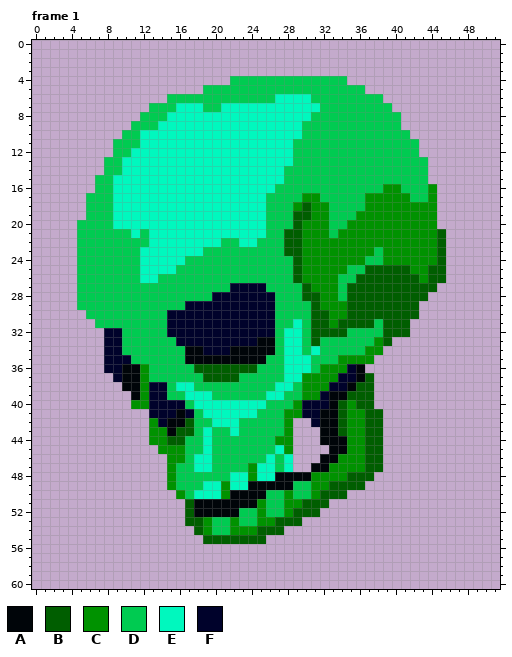
Animated GIF sprite -- resources/meitatZombie.gif. This is how it looked before the edit.
The file is 52x61 pixels, 2 frames. Colours within 5 levels of each other are drawn and written as one. Shown: frame 1. The commit also changed other frames, which this record leaves out.
Palette (. is transparent): A #000509  B #005e00  C #009200  D #00cb51  E #00f8be  F #00022b
Pixels before, frame 1, first column x 5:
 4 .................DDDDDDDDDDDDD...........
 5 ..............DDDDDDDDDDDDDDDDDD.........
 6 ..........DDDDDDDDDDDDEEEEDDDDDDDD.......
 7 ........DDDEEEDDEEEEEEEEEEEDDDDDDDD......
 8 .......DDDEEEEEEEEEEEEEEEEDDDDDDDDDD.....
 9 ......DDDEEEEEEEEEEEEEEEEDDDDDDDDDDD.....
10 .....DDEEEEEEEEEEEEEEEEEEDDDDDDDDDDDD....
11 ....DDDEEEEEEEEEEEEEEEEEDDDDDDDDDDDDDD...
12 ....DDEEEEEEEEEEEEEEEEEEDDDDDDDDDDDDDD...
13 ...DDEEEEEEEEEEEEEEEEEEEDDDDDDDDDDDDDDD..
14 ...DDEEEEEEEEEEEEEEEEEEDDDDDDDDDDDDDDDD..
15 ..DDEEEEEEEEEEEEEEEEEEEDDDDDDDDDDDDDDDD..
16 ..DDEEEEEEEEEEEEEEEEEEDDDDDDDDDDDDCCDDDC.
17 .DDDEEEEEEEEEEEEEEEEEDDDDCCDDDDDCCCCCDDC.
18 .DDDEEEEEEEEEEEEEEEEEDDDCBCCDDDDCCCCCCCC.
19 .DDDEEEEEEEEEEEEEEEEEDDDBBCCDDDCCCCCCCCC.
20 DDDDEEEEEEEEEEEEEEEEEDDDBCCCDDCCCCCCCCCC.
21 DDDDDDEDEEEEEEEEEEEEEDDBBCCCDCCCCCCCCCCCB
22 DDDDDDDDEEEEEEEEDDEEDDDBBCCCCCCCCCCCCCCCB
23 DDDDDDDEEEEEEEDDDDDDDDDBBCCCCCCCCDCCCCCCB
24 DDDDDDDEEEEEDDDDDDDDDDDDBCCCCCCCDDCCCCCCB
25 DDDDDDDEEEEDDDDDDDDDDDDDBCCCCCDDBBBBBCCBB
26 DDDDDDDEEDDDDDDDDDDDDDDDBCCCCDDBBBBBBBCBB
27 DDDDDDDDDDDDDDDDDFFFFDDDDBCCCDBBBBBBBBBB.
28 DDDDDDDDDDDDDDDFFFFFFFDDDBBCCDBBBBBBBBB..
29 DDDDDDDDDDDDFFFFFFFFFFDDDDBCCCBBBBBBBB...
30 .DDDDDDDDDFFFFFFFFFFFFDDDDBBCCBBBBBBBB...
31 ..DDDDDDDDFFFFFFFFFFFFDDEDBBCBBBBDBBB....
32 ...FFDDDDDFFFFFFFFFFFFDEEDBBBBDDDDBBB....
33 ...FFDDDDDDFFFFFFFFFAADEEDBDDDDDDCB......
34 ...FFDDDDDDDAAFFFAAAAADEEDEDDDDDCC.......
35 ...FFFDDDDDDAAAAAAAAADDEEEDDDCCCC........
36 ...FFAACDDDDDBBBBBBBDDDEEEDCCCFA.........
37 ....FAACDDDDDDBBBBDDDDDEECCCCFFAB........
38 .....AACFFDEEDDDDDDDDDEEDCCCFFABB........
39 ......ACFFDDEEEDDDDDDEEDDCCFAABBB........
40 ......CCFFFFDEEEEEEEEDDDCFFFABCBB........
41 ........FFFAFDEEEEEEDDDCCFFAABCCBB.......
42 ........CFAABDDEEEDDDDDC..FAABCCBB.......
43 ........CCABBDEDDEDDDDDC...AABCCBB.......
44 ........CCBBDDEDDDDDDDCC...AAACCBB.......
45 .........CCCDDEDDDDDDDEC....AACCBB.......
46 ..........CCDEEDDDDDDEDE...AACCCBB.......
47 ..........CDDEEDDDDCEEDE..AACCCCBB.......
48 ..........CDDDDDDEECEEAAAACCCCBBB........
49 ..........CDDDEECEEAAAAADDCCBBBB.........
50 ...........CDEEECAAAADDCDDCBBB...........
51 ............BAAAAAAACDDCCBBB.............
52 ............BAAAAADDCDDCBBB..............
53 ............BBCDDCDDCCBBB................
54 .............BCDDCCCBBB..................
55 ..............BBBBBBB....................
The same view after the edit:
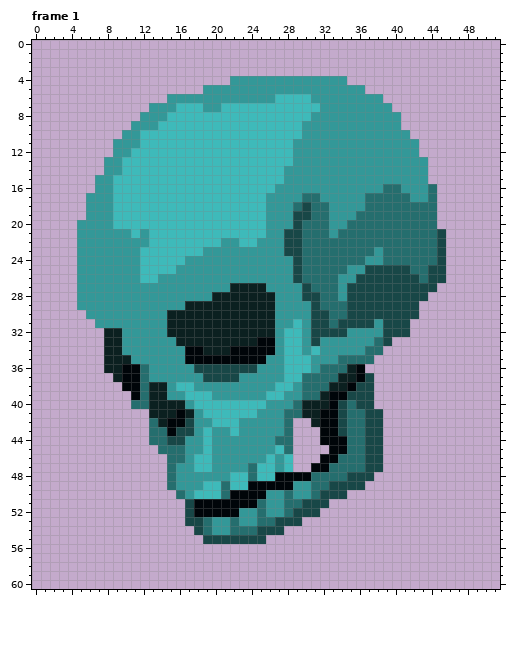
From old to new:
colour B: #005e00 -> #184747
colour C: #009200 -> #256e6e
colour D: #00cb51 -> #339898
colour E: #00f8be -> #3ebaba
colour F: #00022b -> #0b2020
